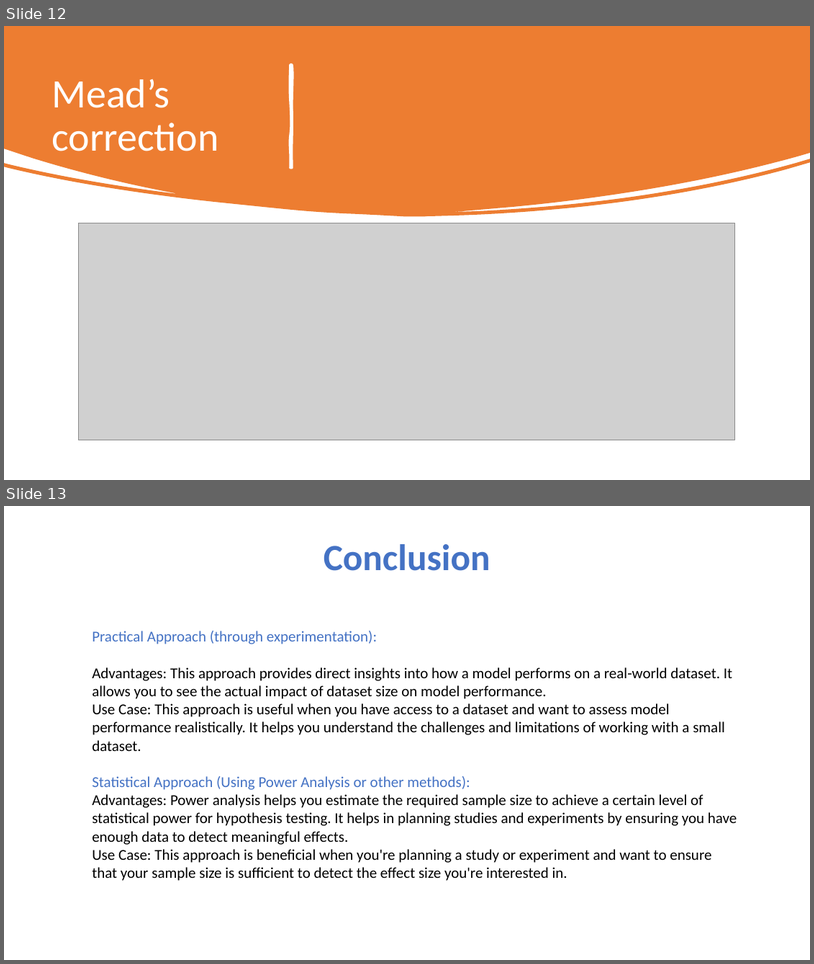
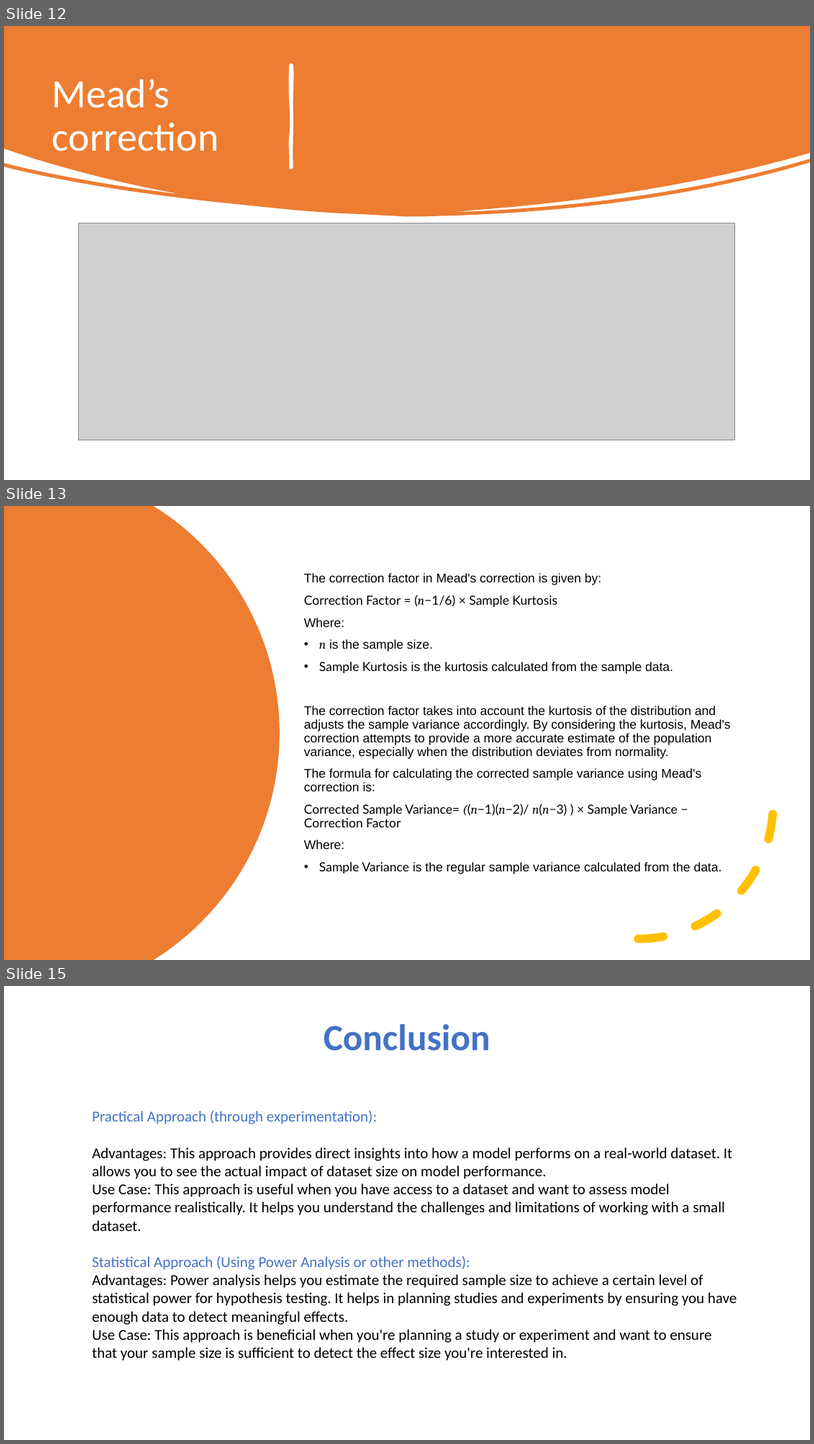
Before and after one commit to nikbearbrown/INFO_7390_Art_and_Science_of_Data, a slide deck: TA_Contest_Fall_23/Bhawana_Agarwal/Perfect_data_size_INFO7390_TAContestFall.pptx. Shown one above the other, each under a label of ours: slides 12 and 13 before the commit, slides 12, 13 and 15 after it; the slides between them are not shown. The pictures are 814x964 and 814x1444 pixels, drawn with LibreOffice and Linux fonts; fonts in the diff are those of the drawing; grey boxes stand for pictures. Boxes give left, top, right and bottom in pixels: in the first picture for what was removed or moved away, otherwise in the second. Text is boxed around its words. In the diff, an @@ line names an element or a change of style, - is before the commit and + after.

```diff
--- a/TA_Contest_Fall_23/Bhawana_Agarwal/Perfect_data_size_INFO7390_TAContestFall.pptx
+++ b/TA_Contest_Fall_23/Bhawana_Agarwal/Perfect_data_size_INFO7390_TAContestFall.pptx
@@ slide 13 added at [4, 506, 810, 960], background #FFFFFF @@
@@ freeform shape added at [4, 506, 280, 960], fill #ED7D31 @@
@@ text added at [304, 573, 731, 874], 15 pt, text #000000 @@
+The correction factor in Mead's correction is given by:
+Correction Factor = (n−1/6) × Sample Kurtosis
+Where:
+• n is the sample size.
+• Sample Kurtosis is the kurtosis calculated from the sample data.
+The correction factor takes into account the kurtosis of the distribution and adjusts the sample variance accordingly. By considering the kurtosis, Mead's correction attempts to provide a more accurate estimate of the population variance, especially when the distribution deviates from normality.
+The formula for calculating the corrected sample variance using Mead's correction is:
+Corrected Sample Variance= ((n−1)(n−2)/ n(n−3) ) × Sample Variance − Correction Factor
+Where:
+• Sample Variance is the regular sample variance calculated from the data.
@@ arc (boxed as its full ellipse) added at [504, 669, 774, 939], outline #FFC000 10 pt dashed @@
@@ what was slide 13 is now slide 15 @@
```
Also in this commit, not shown: 2 other slides added, 1 slide removed.
